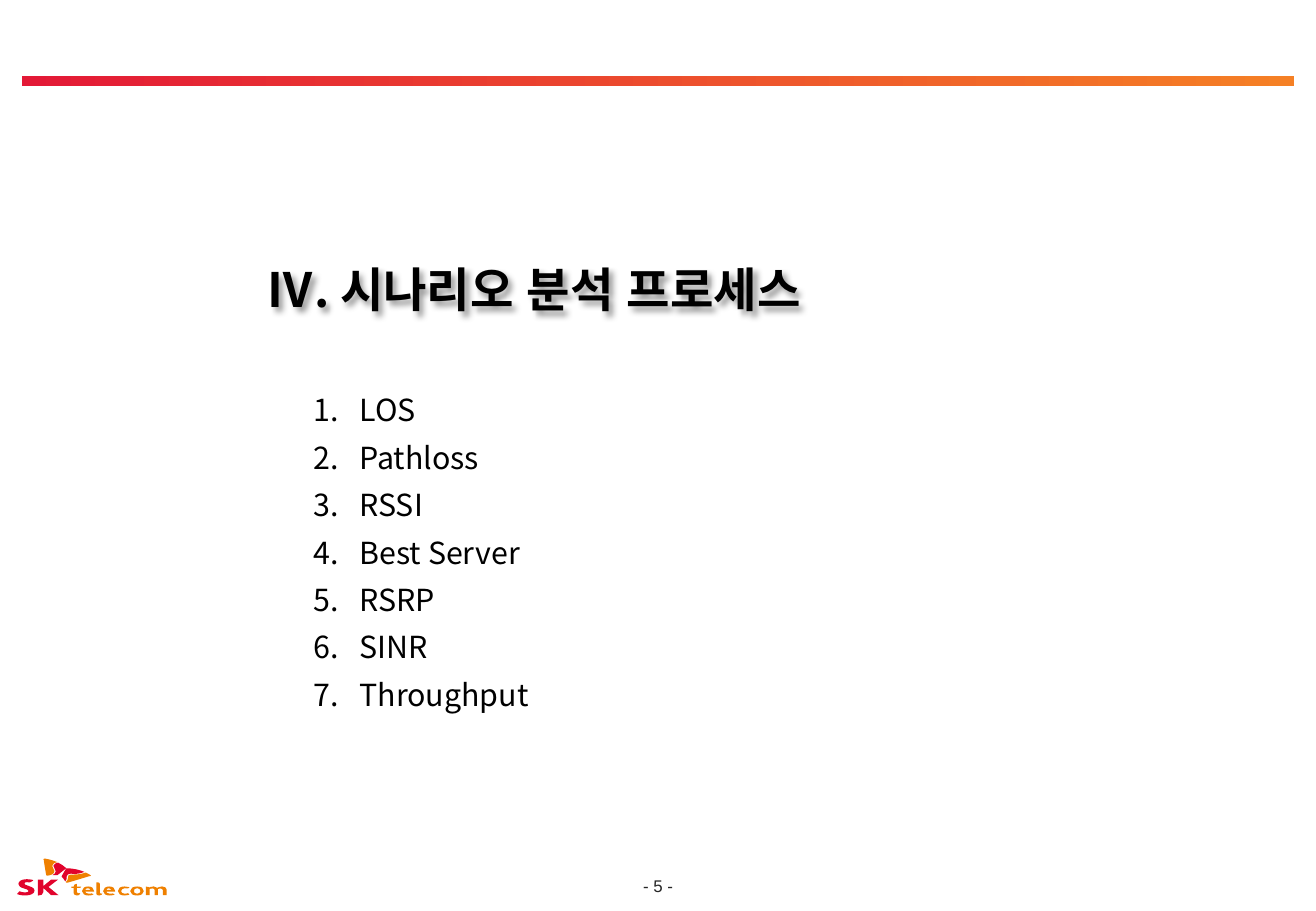
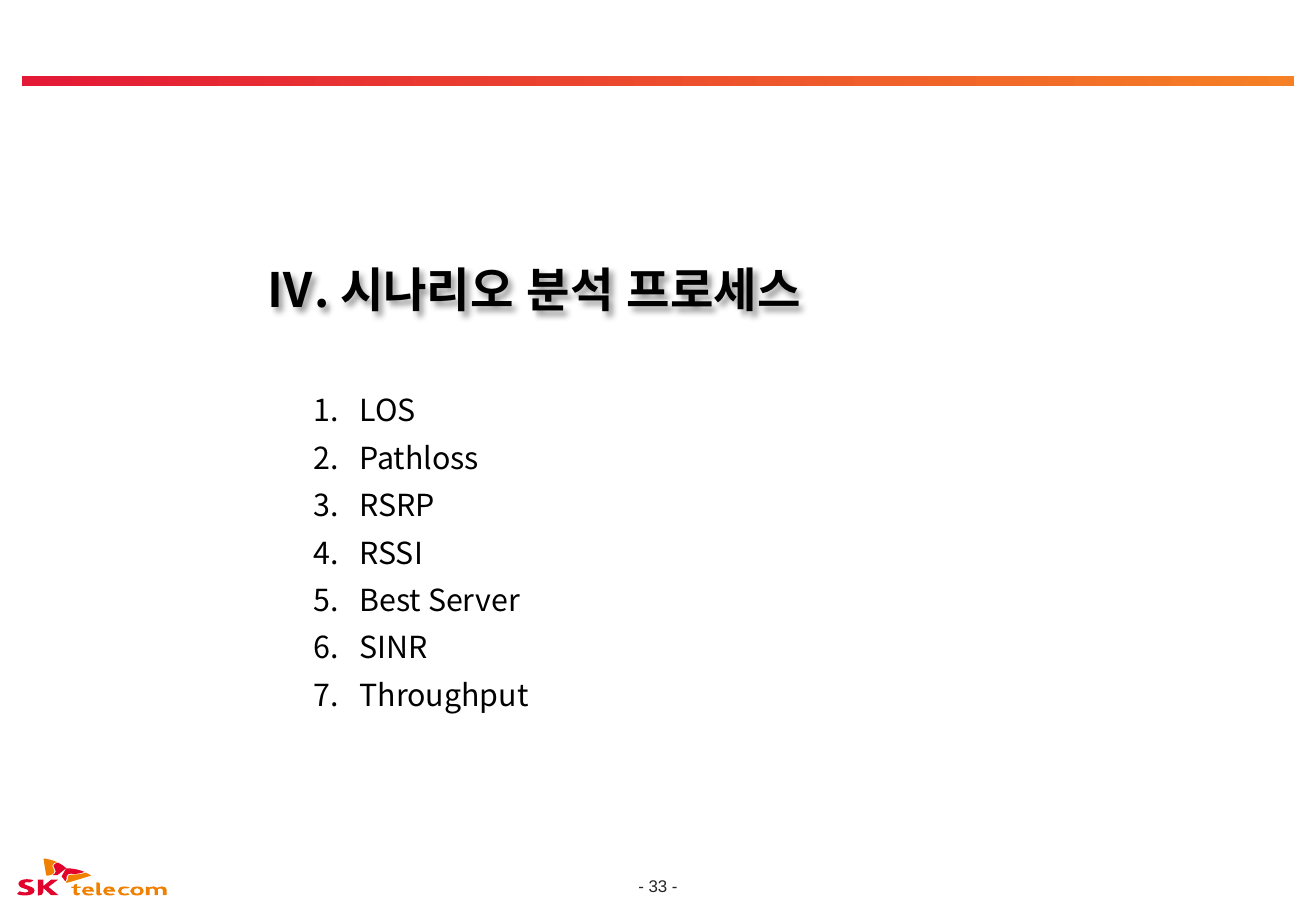
Before and after one commit to pmosoft/spark_scala, a slide deck: slide 34 of eos/02.설계/TEOSPI-ProcessFlow_20190715.pptx (slide 6 before the commit). Drawn at 1316x911 pixels with LibreOffice and Linux fonts; fonts in the diff are those of the drawing; background and template pictures are left out. Boxes give left, top, right and bottom in pixels: in the first picture for what was removed or moved away, otherwise in the second. Text is boxed around its words. In the diff, an @@ line names an element or a change of style, - is before the commit and + after.

```diff
--- a/eos/02.설계/TEOSPI-ProcessFlow_20190715.pptx
+++ b/eos/02.설계/TEOSPI-ProcessFlow_20190715.pptx
@@ text at [359,493,434,517]: paragraph added @@
+3. RSRP
@@ text at [359,588,434,612]: paragraph removed @@
-5. RSRP
@@ page number at [649,880,668,892]: text changed @@
-- 5 -
+- 33 -
```
Also in this commit, not shown: 4 other slides changed, 14 slides added, 4 other files.
